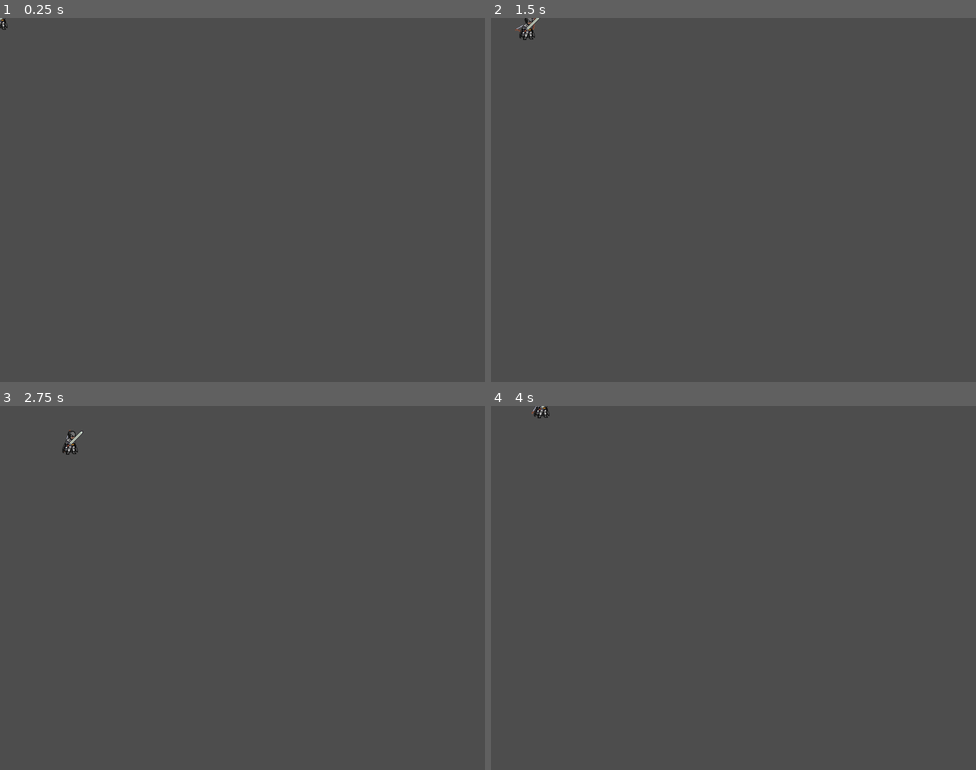
Above: before the commit, frames 1-4 (two rows, left to right).
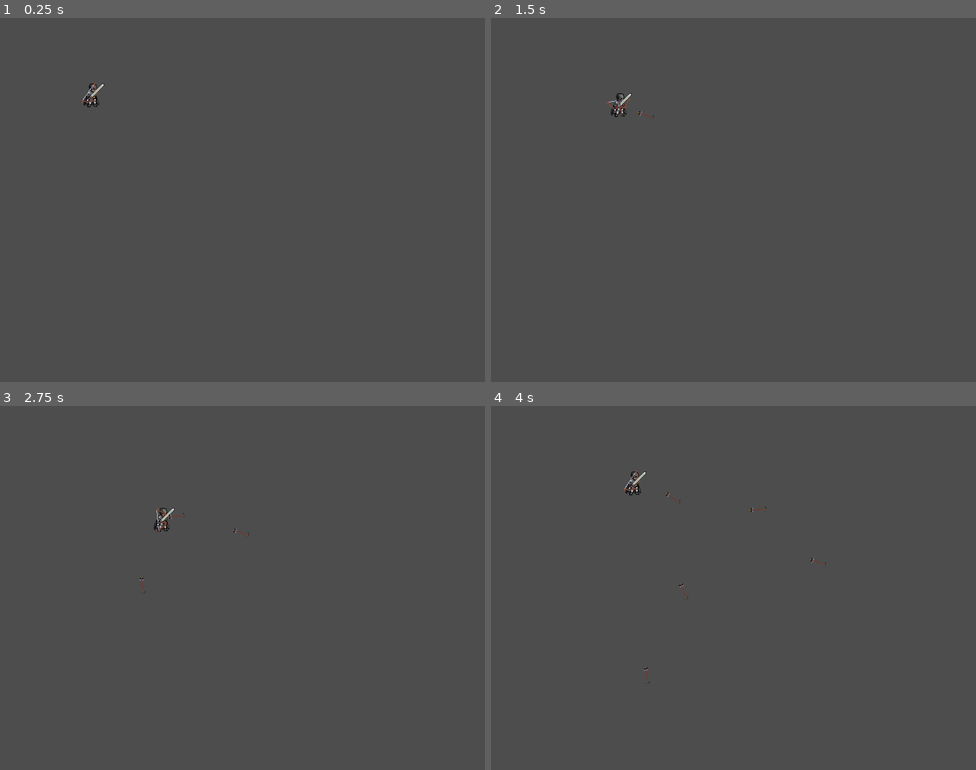
Above: after the commit, the same moments.

Repository: vicebaraban/DungeonAdventure-godot
Game: Godot game, scene res://src/root.tscn
The game is run twice, just before and just after one commit, with the same random seed, the same clock (stepped at 60 frames per second) and the same inputs.
Inputs (mouse positions are in pixels of both pictures, inside the frame that each line leads up to):
- Up to frame 1 (0.25 s): no input
- Up to frame 2 (1.5 s): tap Enter at 0.5 s; move the mouse to (840, 181) at 0.52 s; hold D (move_right) 0.53-1.28 s; tap Space (shoot, bound only after the commit) at 0.6, 1.35 s; move the mouse to (636, 218) at 1.27 s; hold S (move_down) from 1.28 s (still down)
- Up to frame 3 (2.75 s): move the mouse to (291, 507) at 2.02 s; release S (move_down) at 2.03 s; hold D (move_right) from 2.03 s (still down); tap Space (shoot, bound only after the commit) at 2.1 s
- Up to frame 4 (4 s): move the mouse to (709, 660) at 2.77 s; release D (move_right) at 2.78 s; hold W (move_up) 2.78-3.53 s; tap Space (shoot, bound only after the commit) at 2.85, 3.6 s; move the mouse to (879, 642) at 3.52 s; hold A (move_left) from 3.53 s (still down)

The runs differ from the first frame. In frame 1, 0.2% of the frame differs, in the area x 0-22%, y 0-25%; in frame 2, 0.3%; in frame 3, 0.3%, in the area x 12-52%, y 6-52%; in frame 4, 0.3%.

Commit message:
add: bow shooting, bullet

Diff:
--- a/project.godot
+++ b/project.godot
@@ -48,6 +48,11 @@
 "events": [Object(InputEventKey,"resource_local_to_scene":false,"resource_name":"","device":-1,"window_id":0,"alt_press …(192 unchanged characters)…
 ]
 }
+shoot={
+"deadzone": 0.5,
+"events": [Object(InputEventKey,"resource_local_to_scene":false,"resource_name":"","device":-1,"window_id":0,"alt_pressed":false,"shift_pressed":false,"ctrl_pressed":false,"meta_pressed":false,"pressed":false,"keycode":0,"physical_keycode":32,"key_label":0,"unicode":32,"location":0,"echo":false,"script":null)
+]
+}
 
 [rendering]
 
--- a/src/bow.gd
+++ b/src/bow.gd
@@ -1,11 +1,11 @@
 extends Node2D
 
 
-# Called when the node enters the scene tree for the first time.
-func _ready() -> void:
-	pass # Replace with function body.
+var Bullet = preload("res://src/bullet.tscn")
 
 
-# Called every frame. 'delta' is the elapsed time since the previous frame.
-func _process(delta: float) -> void:
-	pass
+func _physics_process(_delat):
+	if Input.is_action_just_pressed("shoot"):
+		var b = Bullet.instantiate()
+		b.settings(get_parent().position, get_global_mouse_position())
+		get_tree().get_root().add_child(b)
--- /dev/null
+++ b/src/bullet.gd
@@ -0,0 +1,17 @@
+extends CharacterBody2D
+
+
+const speed = 120.0
+var dir
+var angle
+
+
+func settings(pos, target):
+	position = pos
+	dir = Math.calculate_direction(pos.x, pos.y, target.x, target.y)
+	angle = Math.calculate_angle(pos.x, pos.y, target.x, target.y)
+
+
+func _physics_process(_delta):
+	velocity = dir * speed
+	move_and_slide()
--- a/src/bullet.tscn
+++ b/src/bullet.tscn
@@ -1,10 +1,15 @@
-[gd_scene load_steps=3 format=3 uid="uid://cu4h0g4q1ysel"]
+[gd_scene load_steps=5 format=3 uid="uid://cu4h0g4q1ysel"]
 
-[ext_resource type="Texture2D" uid="uid://ckxq1t8nydxah" path="res://resources/textures/arrow.png" id="1_ailrq"]
+[ext_resource type="Texture2D" uid="uid://c44ki60dcj5f6" path="res://resources/textures/arrow.png" id="1_ailrq"]
+[ext_resource type="Script" path="res://src/bullet.gd" id="1_uh6fj"]
+[ext_resource type="Script" path="res://src/bullet_sprite.gd" id="3_wy2ux"]
 
 [sub_resource type="CapsuleShape2D" id="CapsuleShape2D_sivym"]
 
 [node name="bullet" type="CharacterBody2D"]
+collision_layer = 2
+collision_mask = 0
+script = ExtResource("1_uh6fj")
 
 [node name="bullet_shape" type="CollisionShape2D" parent="."]
 scale = Vector2(0.45, 0.9)
@@ -12,3 +17,4 @@
 
 [node name="bullet_sprite" type="Sprite2D" parent="."]
 texture = ExtResource("1_ailrq")
+script = ExtResource("3_wy2ux")
--- /dev/null
+++ b/src/bullet_sprite.gd
@@ -0,0 +1,5 @@
+extends Sprite2D
+
+
+func _ready():
+	rotation_degrees = get_parent().angle
--- a/src/math.gd
+++ b/src/math.gd
@@ -36,3 +36,15 @@
     else:
         angle = 90 - rad_to_deg(atan(len_y / len_x))
     return angle
+
+
+func calculate_direction(x1, y1, x2, y2):
+    var x = x2 - x1
+    var y = y2 - y1
+    var z = sqrt(x ** 2 + y ** 2)
+    var dx = x / z
+    var dy = y / z
+    return Vector2(dx, dy)
+
+# func calculate_direction_angle(x, y, angle):
+#     pass
--- a/src/player.tscn
+++ b/src/player.tscn
@@ -1,10 +1,11 @@
-[gd_scene load_steps=9 format=3 uid="uid://bvxpmy72hitnm"]
+[gd_scene load_steps=10 format=3 uid="uid://bvxpmy72hitnm"]
 
 [ext_resource type="Script" path="res://src/player.gd" id="1_d8hdw"]
-[ext_resource type="Texture2D" uid="uid://kp84nklehqd5" path="res://resources/textures/character.png" id="1_rkg8g"]
-[ext_resource type="Texture2D" uid="uid://b7t7v3s5nckh8" path="res://resources/textures/bow.png" id="3_vqxts"]
+[ext_resource type="Texture2D" uid="uid://b8vwahpotpuxh" path="res://resources/textures/character.png" id="1_rkg8g"]
+[ext_resource type="Texture2D" uid="uid://c1ca0wb17arck" path="res://resources/textures/bow.png" id="3_vqxts"]
 [ext_resource type="Script" path="res://src/player_sprite.gd" id="3_xjd2i"]
-[ext_resource type="Texture2D" uid="uid://bve4ej80v4aqg" path="res://resources/textures/sword.png" id="4_xfp28"]
+[ext_resource type="Script" path="res://src/bow.gd" id="4_tanfu"]
+[ext_resource type="Texture2D" uid="uid://j75yufk1ii4l" path="res://resources/textures/sword.png" id="4_xfp28"]
 [ext_resource type="Script" path="res://src/bow_sprite.gd" id="5_1h7up"]
 [ext_resource type="Script" path="res://src/sword_sprite.gd" id="7_jqavu"]
 
@@ -13,19 +14,20 @@
 [node name="player" type="CharacterBody2D"]
 script = ExtResource("1_d8hdw")
 
-[node name="CollisionShape2D" type="CollisionShape2D" parent="."]
+[node name="player_shape" type="CollisionShape2D" parent="."]
 scale = Vector2(1.4, 1.4)
 shape = SubResource("CapsuleShape2D_ntq70")
 
+[node name="player_sprite" type="Sprite2D" parent="."]
+texture = ExtResource("1_rkg8g")
+script = ExtResource("3_xjd2i")
+
 [node name="bow" type="Node2D" parent="."]
+script = ExtResource("4_tanfu")
 
 [node name="bow_sprite" type="Sprite2D" parent="bow"]
 texture = ExtResource("3_vqxts")
 script = ExtResource("5_1h7up")
-
-[node name="player_sprite" type="Sprite2D" parent="."]
-texture = ExtResource("1_rkg8g")
-script = ExtResource("3_xjd2i")
 
 [node name="sword" type="Node2D" parent="."]
 
--- a/src/root.gd
+++ b/src/root.gd
@@ -7,4 +7,3 @@
 
 func _ready() -> void:
 	Engine.max_fps = 60
-	var math = Math.new()
--- a/src/root.tscn
+++ b/src/root.tscn
@@ -7,3 +7,4 @@
 script = ExtResource("1_5xy7h")
 
 [node name="player" parent="." instance=ExtResource("2_14q8b")]
+position = Vector2(151, 127)
